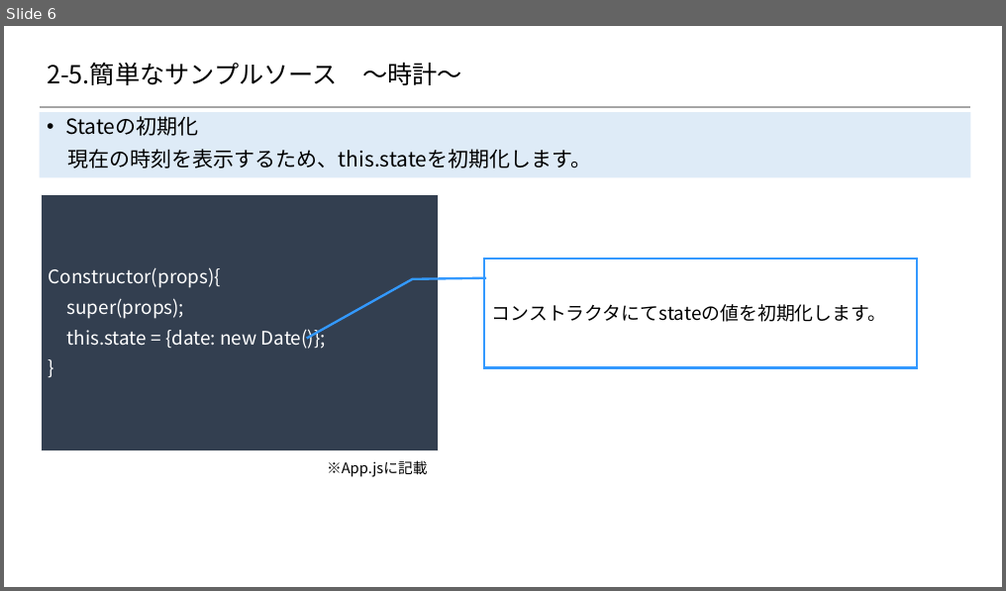
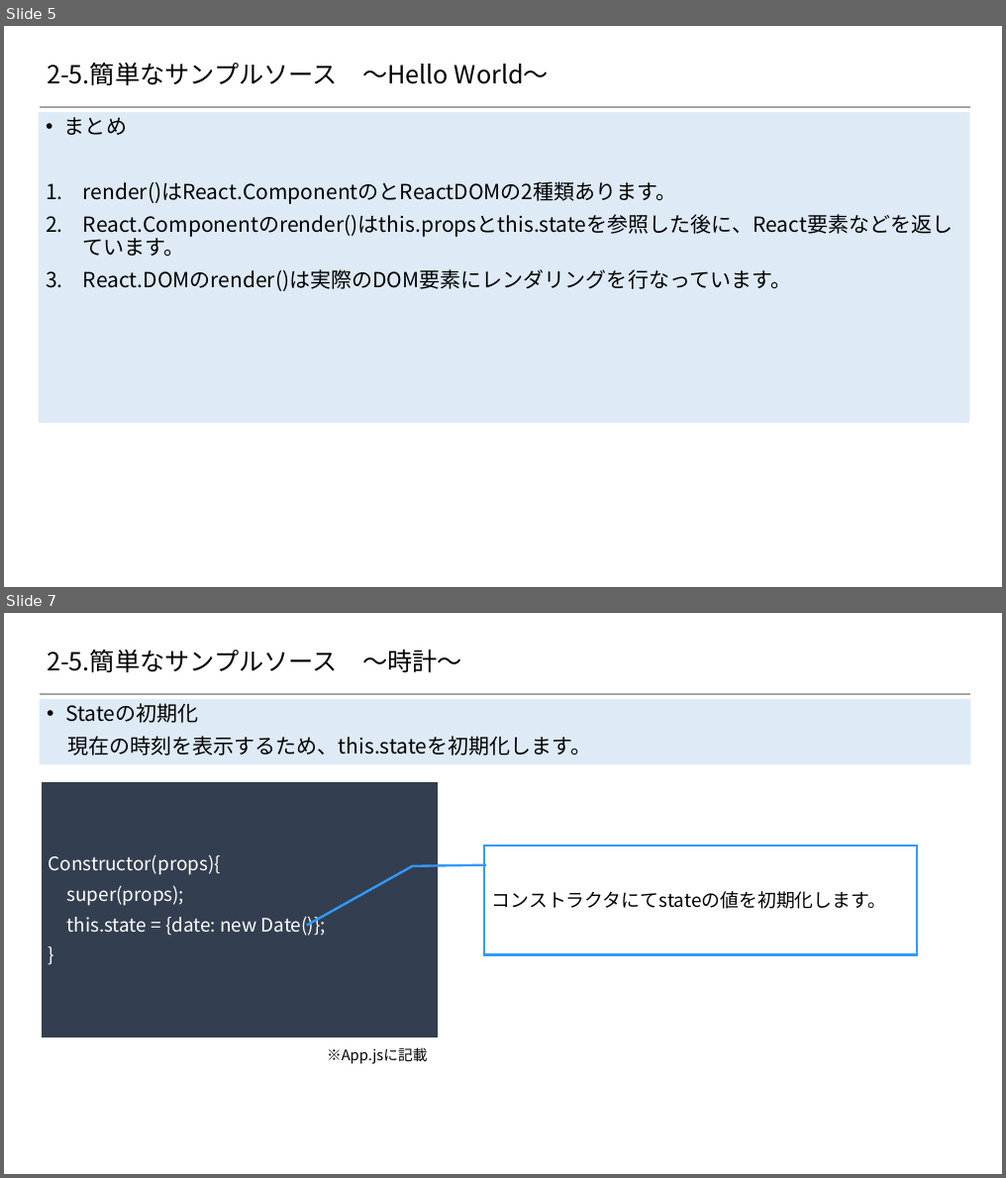
Before and after one commit to 2018SYSTEMI34/diary, a slide deck: doc/02_SlideShare/01.ネタ/２_Reactの基礎/2-6_簡単なサンプルソース.pptx. Shown one above the other, each under a label of ours: slide 6 before the commit, slides 5 and 7 after it; the slides between them are not shown. The pictures are 1006x591 and 1006x1178 pixels, drawn with LibreOffice and Linux fonts; fonts in the diff are those of the drawing; background and template pictures are left out. Boxes give left, top, right and bottom in pixels: in the first picture for what was removed or moved away, otherwise in the second. Text is boxed around its words. In the diff, an @@ line names an element or a change of style, - is before the commit and + after.

Commit message:
「Hell world」の修正。

```diff
--- a/doc/02_SlideShare/01.ネタ/２_Reactの基礎/2-6_簡単なサンプルソース.pptx
+++ b/doc/02_SlideShare/01.ネタ/２_Reactの基礎/2-6_簡単なサンプルソース.pptx
@@ slide 5 added at (4,26,1002,587), background #FFFFFF; not listed: 1 template element that a slide beside it also shows @@
@@ title added at (47,63,548,85), 24 pt, text #000000 @@
+2-5.簡単なサンプルソース ～Hello World～
@@ text added at (39,112,969,423), fill #DEEBF7, outline #5B9BD5 1 pt, 20 pt, text #000000 @@
+• まとめ
+1. render()はReact.ComponentのとReactDOMの2種類あります。
+2. React.Componentのrender()はthis.propsとthis.stateを参照した後に、React要素などを返しています。
+3. React.DOMのrender()は実際のDOM要素にレンダリングを行なっています。
@@ what was slide 6 is now slide 7 @@
```
Also in this commit, not shown: 7 slides changed.
